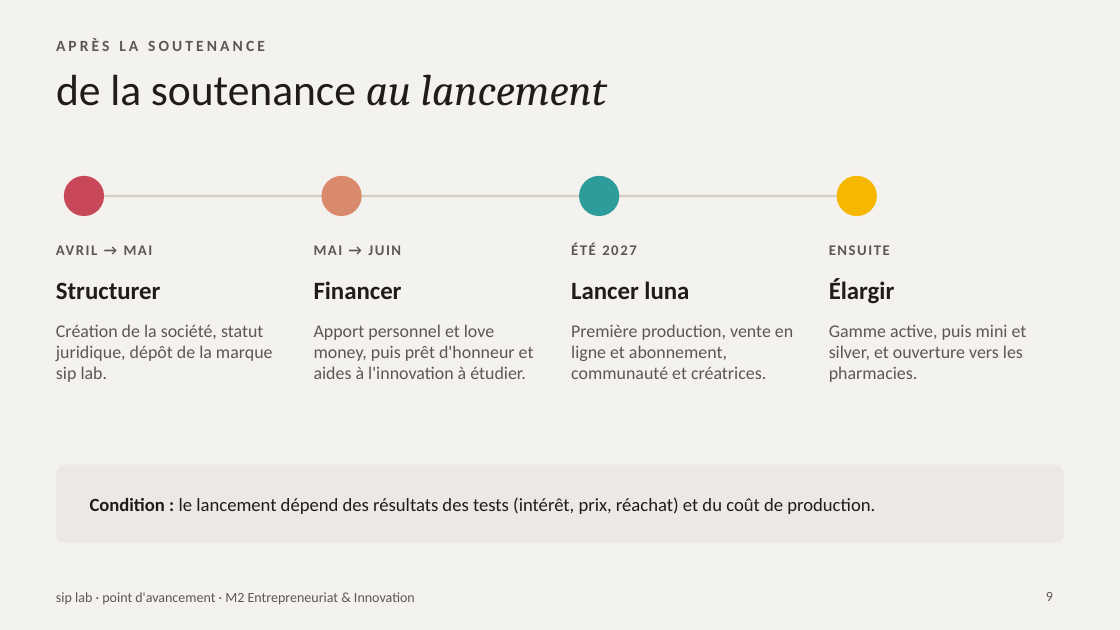
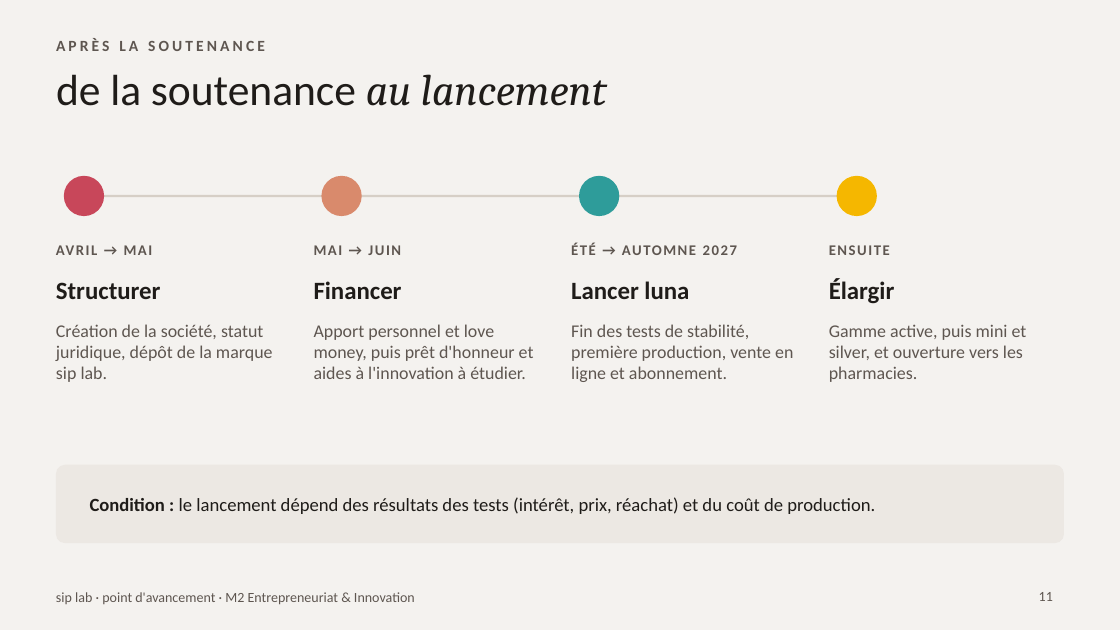
Before and after one commit to nisrine-max/mon-sitee, a slide deck: slide 11 of pitch/siplab-point-avancement-FR.pptx (slide 9 before the commit). Drawn at 1120x630 pixels with LibreOffice and Linux fonts; fonts in the diff are those of the drawing. Boxes give left, top, right and bottom in pixels: in the first picture for what was removed or moved away, otherwise in the second. Text is boxed around its words. In the diff, an @@ line names an element or a change of style, - is before the commit and + after.

```diff
--- a/pitch/siplab-point-avancement-FR.pptx
+++ b/pitch/siplab-point-avancement-FR.pptx
@@ text at (x1=571, y1=243, x2=636, y2=255): text changed @@
-ÉTÉ 2027
+ÉTÉ → AUTOMNE 2027
@@ text at (x1=571, y1=324, x2=793, y2=382): text changed @@
-Première production, vente en ligne et abonnement, communauté et créatrices.
+Fin des tests de stabilité, première production, vente en ligne et abonnement.
@@ page number at (x1=1039, y1=592, x2=1053, y2=601): text changed @@
-9
+11
```
Also in this commit, not shown: 6 other slides changed, 3 slides added, 1 slide removed.
